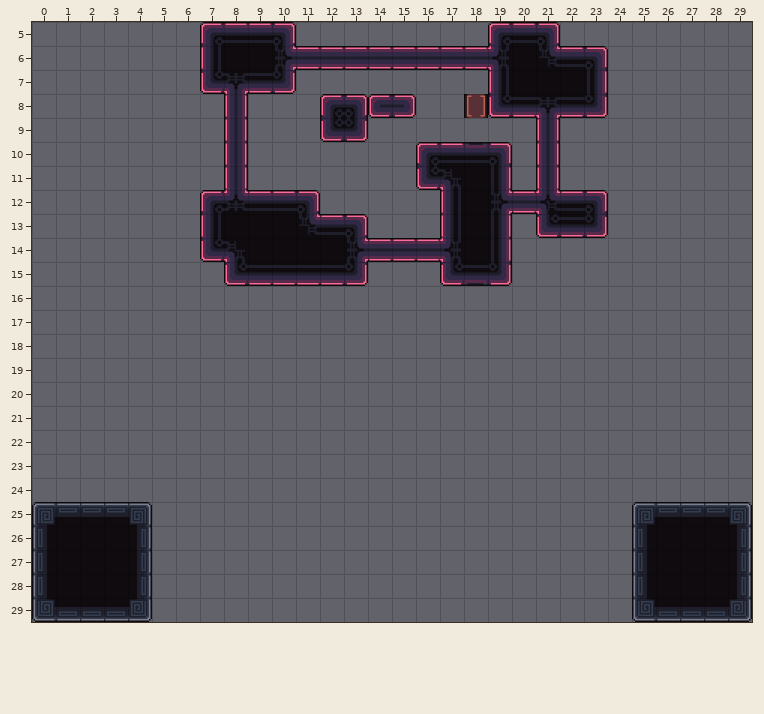
Level history. Tiled map: data/maps/level_1.tmx. The first picture shows the starting point.
Cells are 64x64 px. Shown: x 0..29, y 5..29.
Once edited:
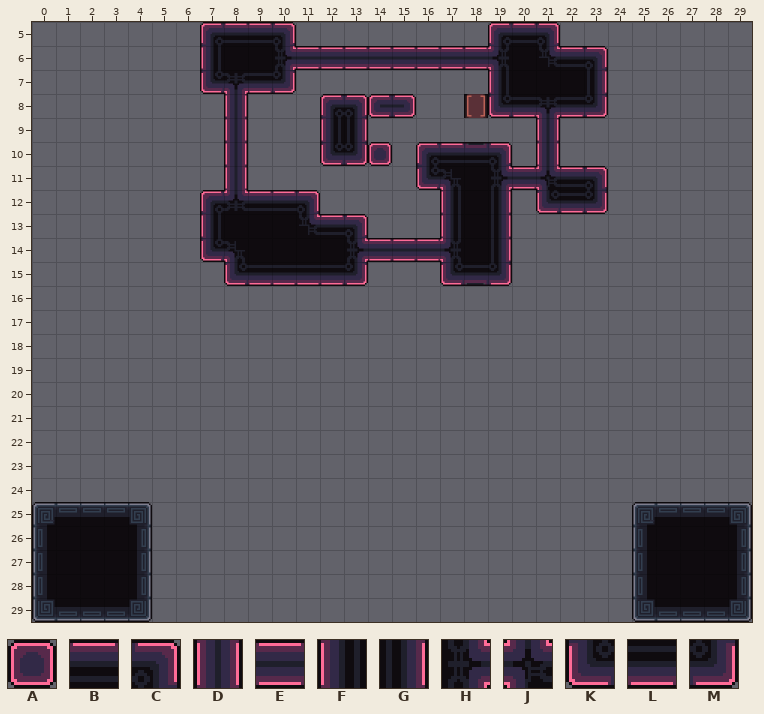
Key: from "tileset_d": A 2, B 5, C 8, D 18, E 19, F 21, G 26, H 36 turned 270, J 37 turned 90, K 39, L 41, M 44.
_ is an empty cell, . an unchanged one.
Changes in this commit:
--- layer "Main"
@@ x 12..23 @@
- 9 KM..........
-10 ___.........
-11 .......G_D__
-12 .......HEJBC
-13 .........KLM
+ 9 FG..........
+10 KMA.........
+11 .......HEJBC
+12 .......G_KLM
+13 .........___
